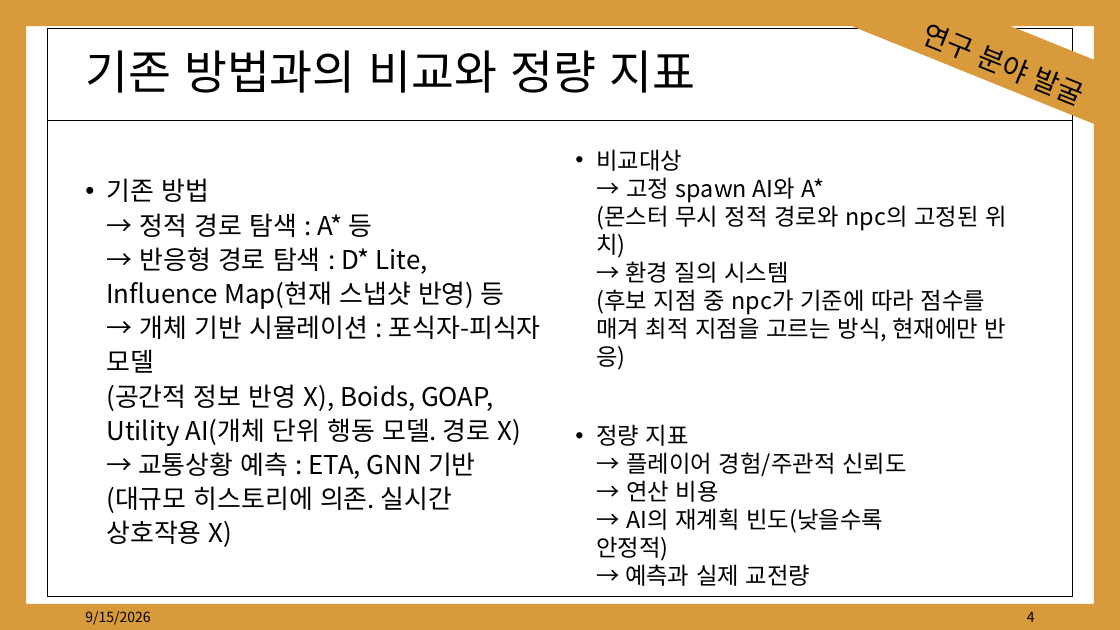
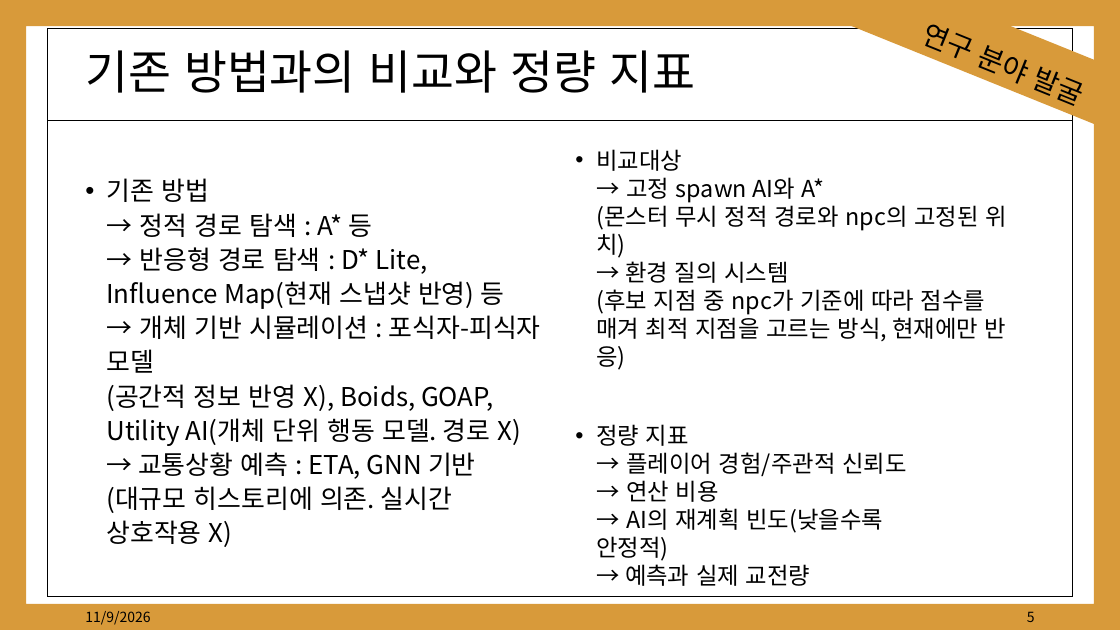
Before and after one commit to kwakyerin/2026_Graduation_Project, a slide deck: slide 5 of documents/HyunahKwon/01_works/01_designing/03_for_pt_professor/1차_연구분야기획서.pptx (slide 4 before the commit). Drawn at 1120x630 pixels with LibreOffice and Linux fonts; fonts in the diff are those of the drawing. Boxes give left, top, right and bottom in pixels: in the first picture for what was removed or moved away, otherwise in the second. Text is boxed around its words. In the diff, an @@ line names an element or a change of style, - is before the commit and + after.

```diff
--- a/documents/HyunahKwon/01_works/01_designing/03_for_pt_professor/1차_연구분야기획서.pptx
+++ b/documents/HyunahKwon/01_works/01_designing/03_for_pt_professor/1차_연구분야기획서.pptx
@@ text at bbox=[85, 611, 150, 625]: text changed @@
-9/15/2026
+11/9/2026
@@ page number at bbox=[1027, 611, 1035, 622]: text changed @@
-4
+5
```
Also in this commit, not shown: 4 other slides changed, 1 slide added, 3 other files.
